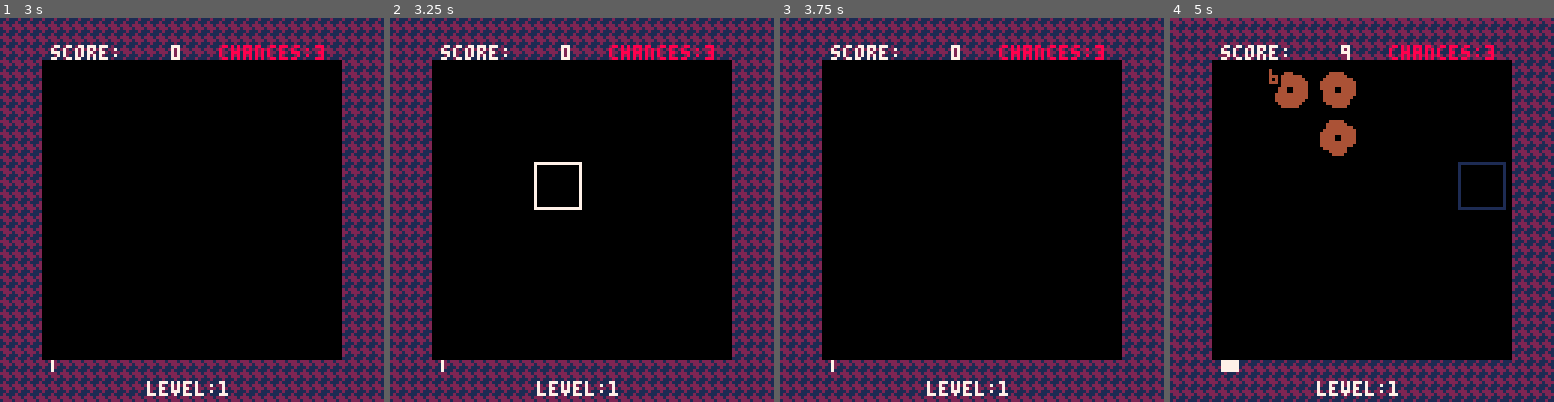
Above: before the commit, frames 1-4 (left to right).
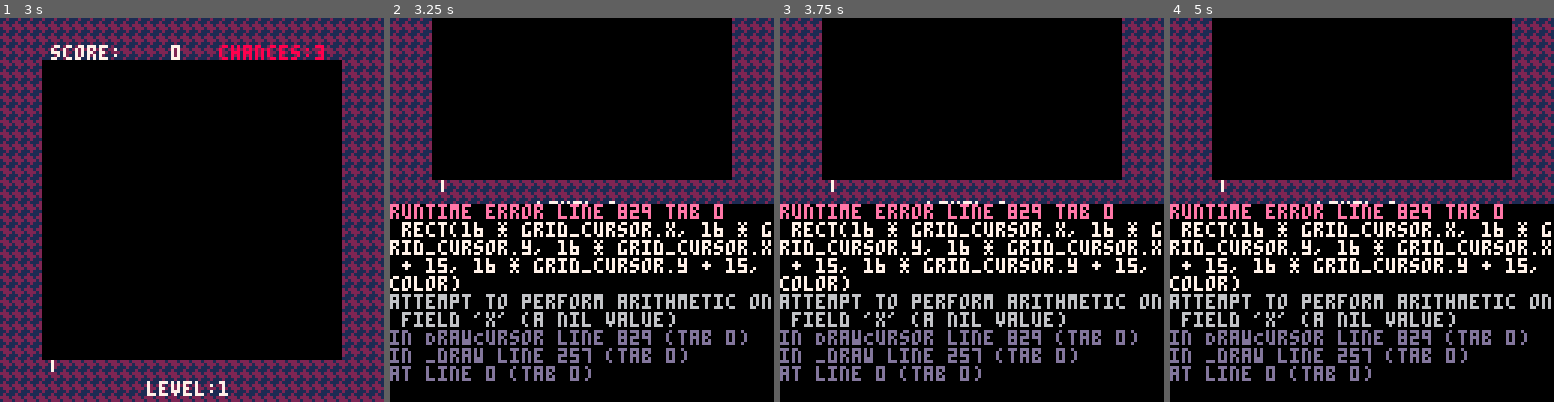
Above: after the commit, the same moments.

Repository: vm70/stratagem
Game: PICO-8 cartridge src/main.p8
Two runs of this game, one before a commit and one after it. Both use one fixed random seed, a clock stepped at 60 frames per second and the inputs below.
Inputs (mouse positions are in pixels of both pictures, inside the frame that each line leads up to):
- Up to frame 1 (3 s): tap X (X key) at 0.33, 1.07, 1.85, 2.97 s; click (280, 121) at 0.67 s; tap O (Z key) at 0.7, 1.7, 2.1, 2.5, 2.9 s; click (46, 267) at 1.22 s; hold Right 1.6-2.1 s; click (107, 114) at 1.77 s; hold Up 2.15-2.42 s; click (172, 259) at 2.32 s; hold Right from 2.47 s (still down); click (234, 106) at 2.87 s
- Up to frame 2 (3.25 s): release Right at 3.03 s; hold Left from 3.08 s (still down)
- Up to frame 3 (3.75 s): tap O (Z key) at 3.3, 3.7 s; click (1075, 256) at 3.42 s; release Left at 3.58 s; hold Down from 3.63 s (still down)
- Up to frame 4 (5 s): release Down at 3.97 s; click (1231, 102) at 3.97 s; hold Right 4.02-4.68 s; tap X (X key) at 4.08 s; tap O (Z key) at 4.1, 4.5, 4.9 s; click (1292, 248) at 4.52 s; hold Up from 4.73 s (still down)

Frame 1 is identical in both runs. In frame 2, 42% of the frame differs, in the area x 0-100%, y 0-100%; in frame 3, 42%; in frame 4, 49%.
Error after the commit: runtime error line 829 tab 0; rect(16 * grid_cursor.x, 16 * grid_cursor.y, 16 * grid_cursor.x + 15, 16 * grid_cursor.y + 15, color); attempt to perform arithme…

Commit message:
Remove unused optional arguments in `DrawCursor`

Diff:
--- a/src/ui.lua
+++ b/src/ui.lua
@@ -53,29 +53,18 @@
 
 ---
 -- draw the cursor on the grid
----@param player Player
+---@param grid_cursor Coords | nil
 ---@param color integer
----@param offset_x? integer
----@param offset_y? integer
-function DrawCursor(player, color, offset_x, offset_y)
+function DrawCursor(grid_cursor, color)
 	-- fillp(0x33CC)
 	-- -- 0011 -> 3
 	-- -- 0011 -> 3
 	-- -- 1100 -> C
 	-- -- 1100 -> C
-	if offset_x == nil then
-		offset_x = 0
-	end
-	if offset_y == nil then
-		offset_y = 0
-	end
-	rect(
-		16 * player.grid_cursor.x + offset_x,
-		16 * player.grid_cursor.y + offset_y,
-		16 * player.grid_cursor.x + offset_x + 15,
-		16 * player.grid_cursor.y + offset_y + 15,
-		color
-	)
+	if grid_cursor == nil then
+		return
+	end
+	rect(16 * grid_cursor.x, 16 * grid_cursor.y, 16 * grid_cursor.x + 15, 16 * grid_cursor.y + 15, color)
 	-- fillp(0)
 end
 
